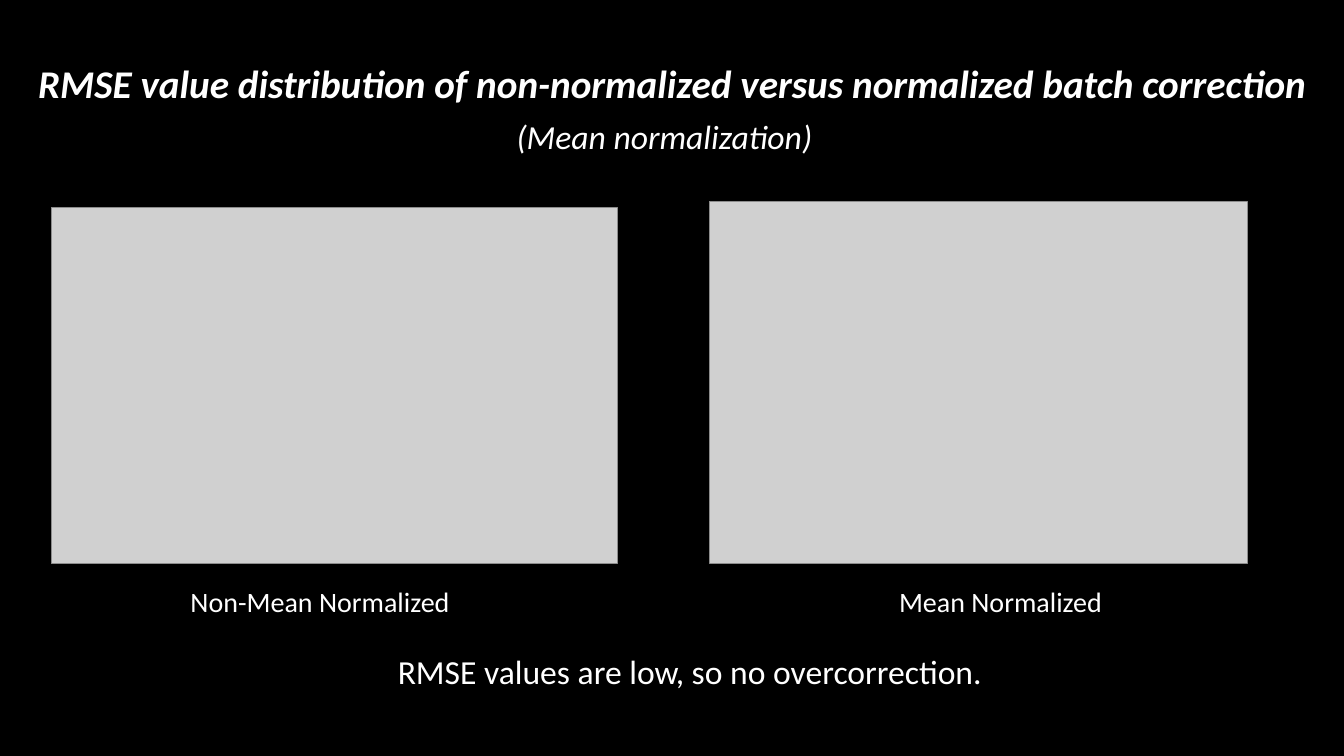
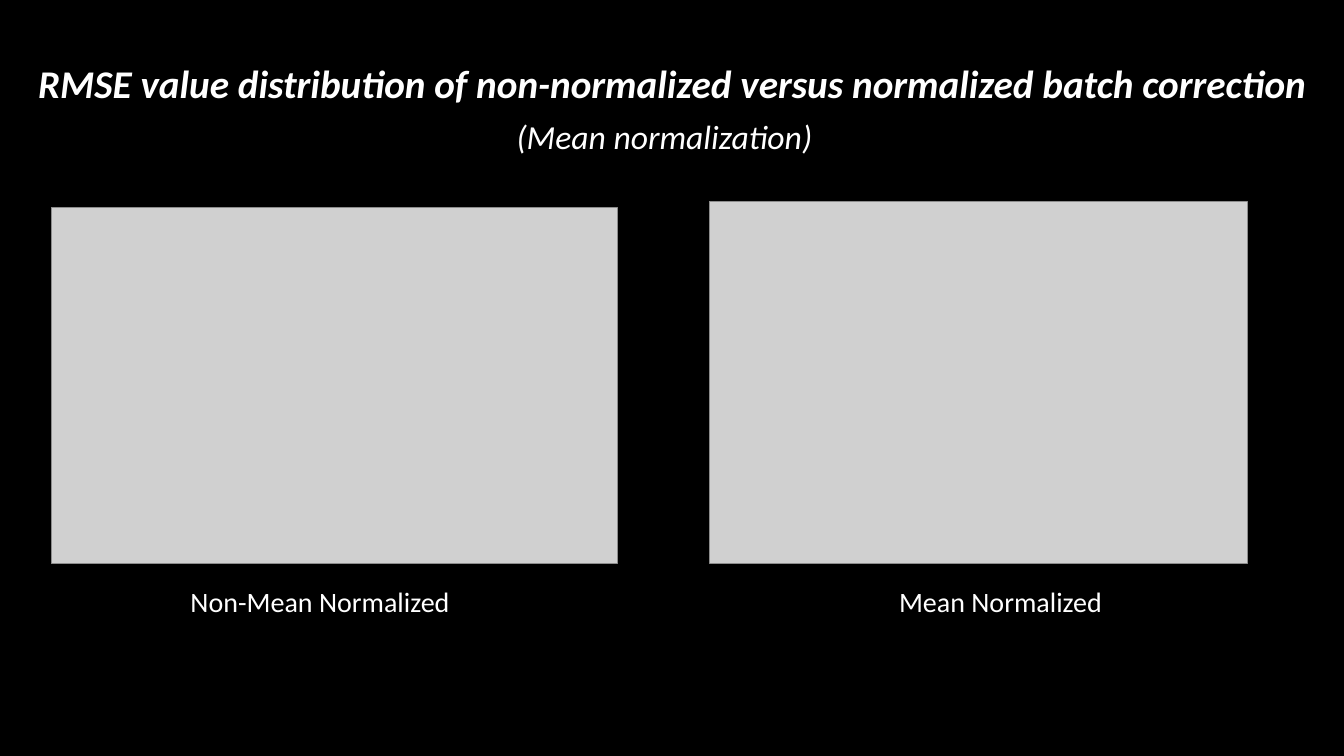
Before and after one commit to kaipengl/researchexperiencebs9001, a slide deck: slide 4 of Results Deck.pptx. Drawn at 1344x756 pixels with LibreOffice and Linux fonts; fonts in the diff are those of the drawing; grey boxes stand for pictures. Boxes give left, top, right and bottom in pixels: in the first picture for what was removed or moved away, otherwise in the second. Text is boxed around its words. In the diff, an @@ line names an element or a change of style, - is before the commit and + after.

```diff
--- a/Results Deck.pptx
+++ b/Results Deck.pptx
@@ text removed at (x1=398, y1=660, x2=981, y2=688) @@
-RMSE values are low, so no overcorrection.
```
Also in this commit, not shown: 6 other slides changed, 1 slide added, 5 slides removed, 5 other files.
